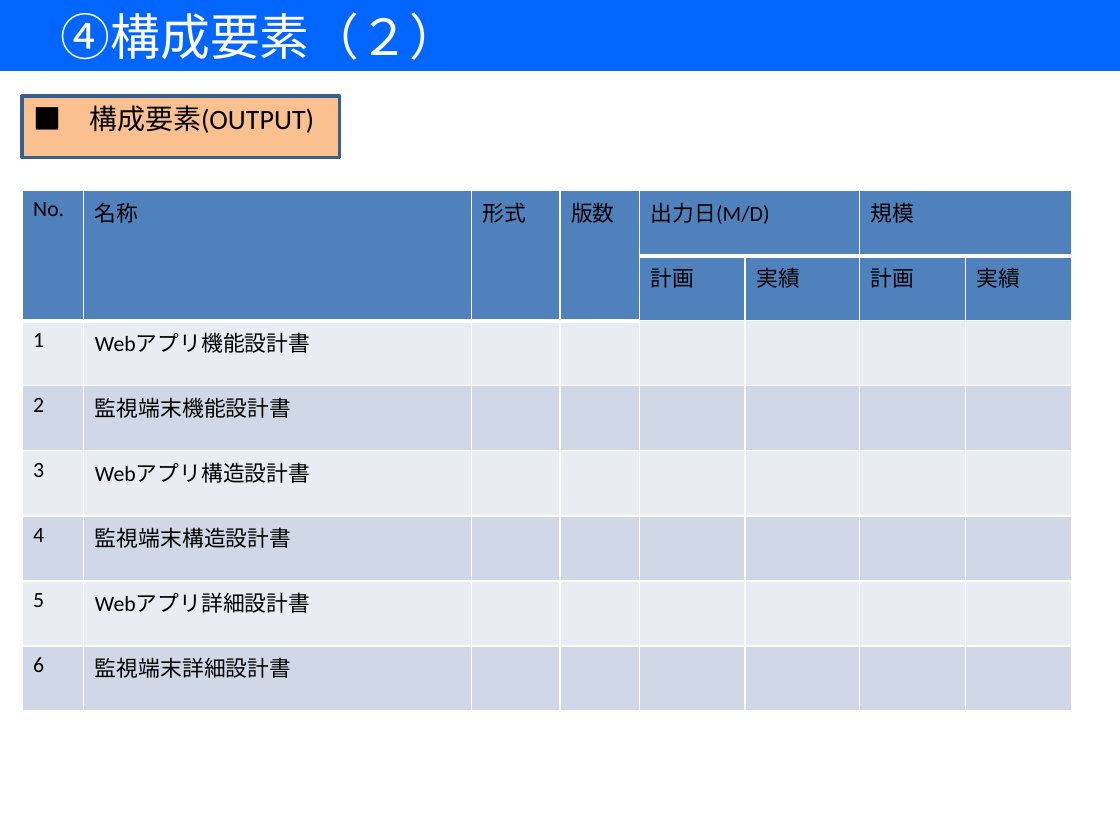
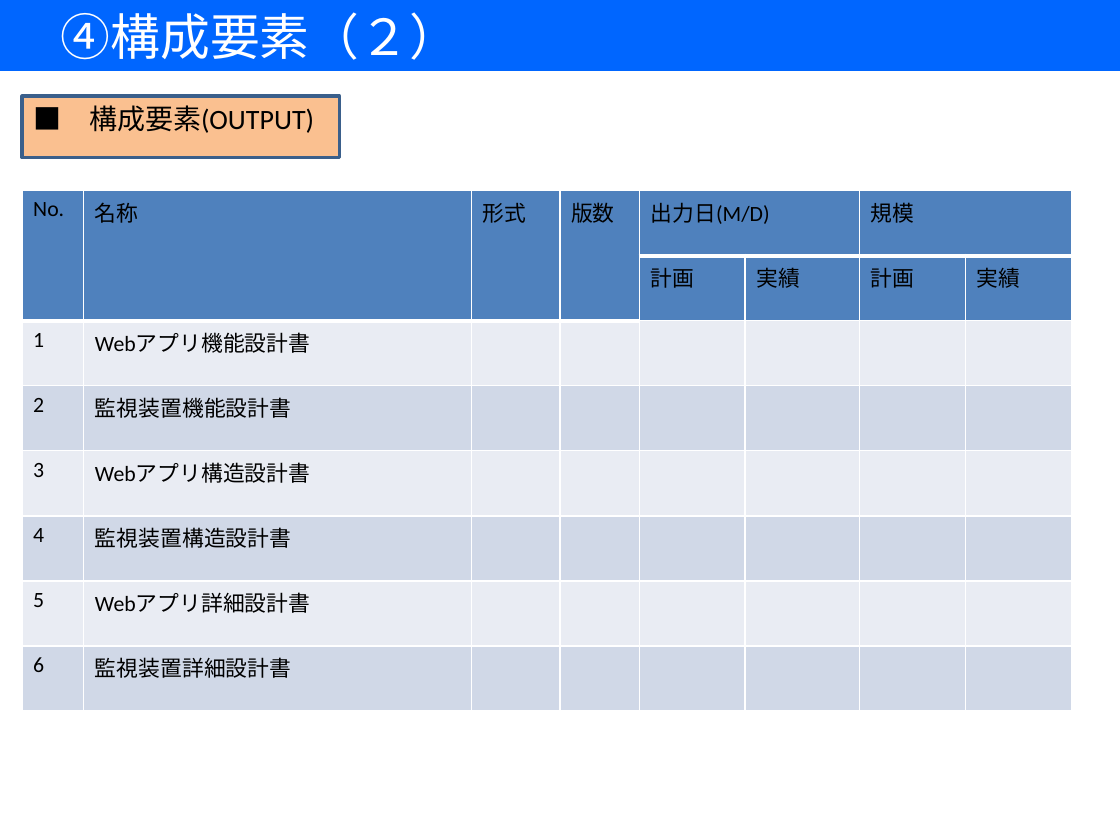
Before and after one commit to 7057547/RemoteMonitoringSystem, a slide deck: slide 11 of DOC/05作成資料/00開発計画書/【遠隔監視システム開発】開発計画書.pptx. Drawn at 1120x840 pixels with LibreOffice and Linux fonts; fonts in the diff are those of the drawing. Boxes give left, top, right and bottom in pixels: in the first picture for what was removed or moved away, otherwise in the second. Text is boxed around its words. In the diff, an @@ line names an element or a change of style, - is before the commit and + after.

```diff
--- a/DOC/05作成資料/00開発計画書/【遠隔監視システム開発】開発計画書.pptx
+++ b/DOC/05作成資料/00開発計画書/【遠隔監視システム開発】開発計画書.pptx
@@ table at (x1=22, y1=190, x2=1070, y2=711) @@
-row 4, column 2: 監視端末機能設計書
+row 4, column 2: 監視装置機能設計書
-row 6, column 2: 監視端末構造設計書
+row 6, column 2: 監視装置構造設計書
-row 8, column 2: 監視端末詳細設計書
+row 8, column 2: 監視装置詳細設計書
```
Also in this commit, not shown: 6 other slides changed.
